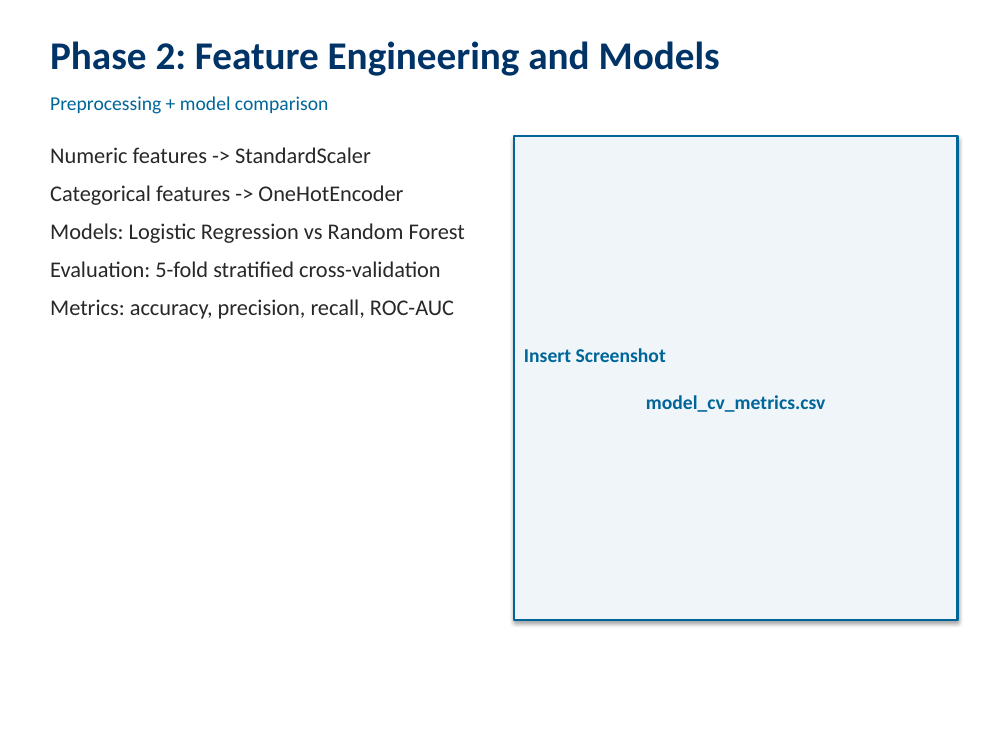
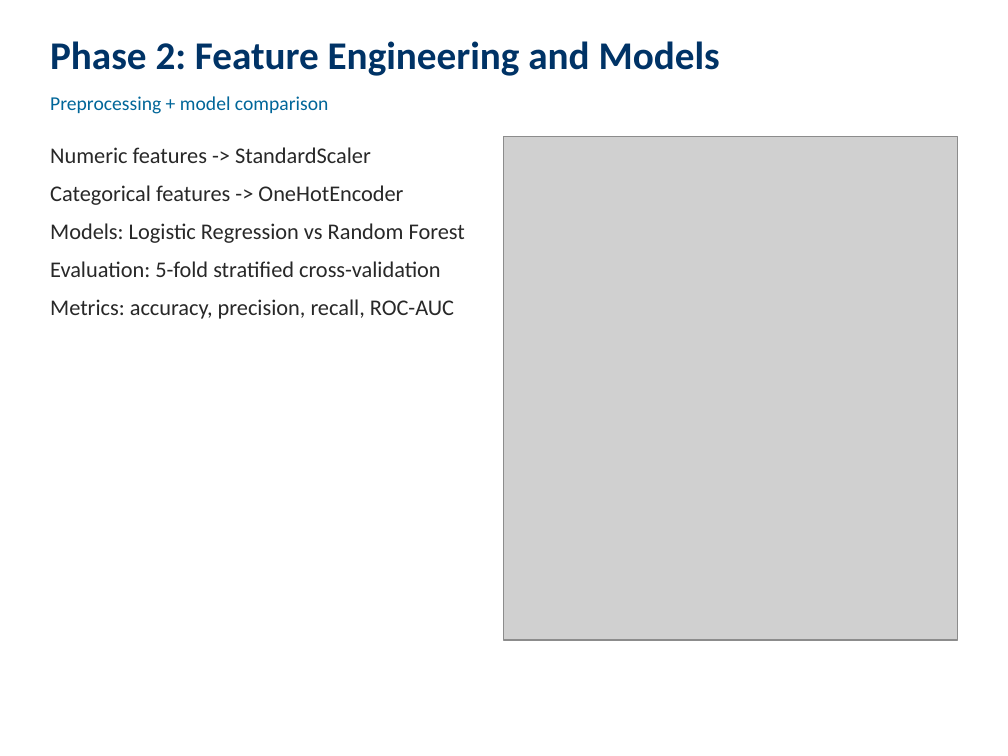
Before and after one commit to srimannarayanbharadwaj/MLOps-Assignment, a slide deck: slide 5 of report/VIDEO_PRESENTATION.pptx. Drawn at 1008x756 pixels with LibreOffice and Linux fonts; fonts in the diff are those of the drawing; grey boxes stand for pictures. Boxes give left, top, right and bottom in pixels: in the first picture for what was removed or moved away, otherwise in the second. Text is boxed around its words. In the diff, an @@ line names an element or a change of style, - is before the commit and + after.

```diff
--- a/report/VIDEO_PRESENTATION.pptx
+++ b/report/VIDEO_PRESENTATION.pptx
@@ picture added at (504, 136, 958, 640) @@
@@ rectangle removed at (514, 136, 958, 620) @@
-Insert Screenshot
-model_cv_metrics.csv
```
Also in this commit, not shown: 10 other slides changed, 2 other files.
